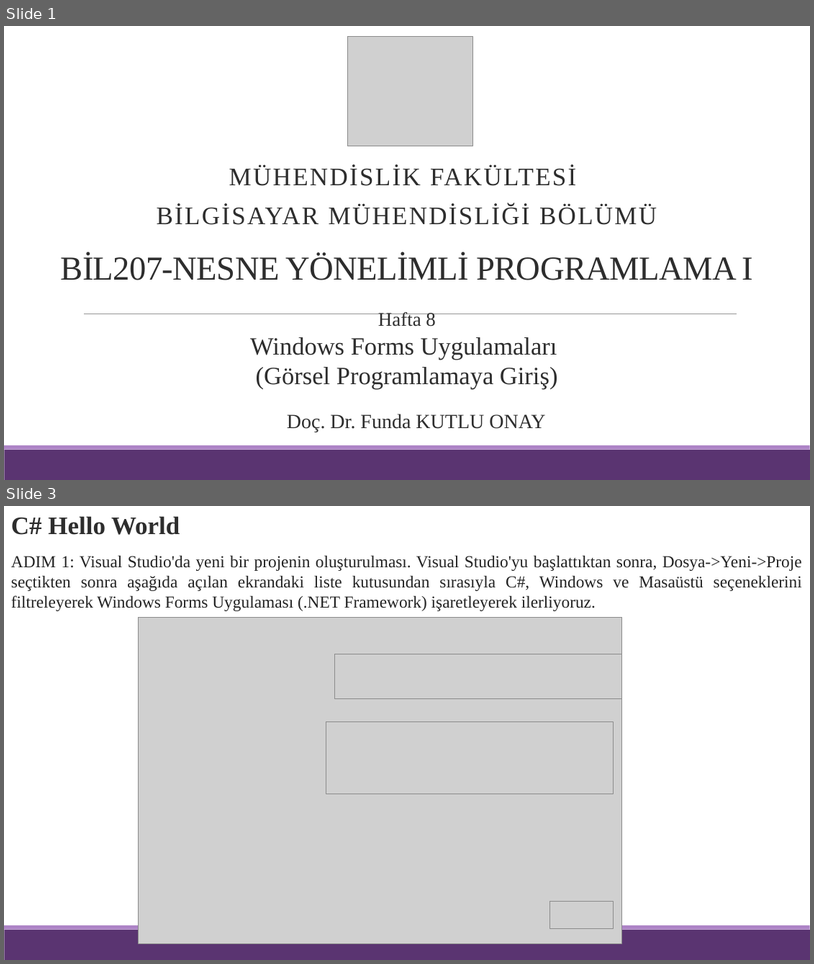
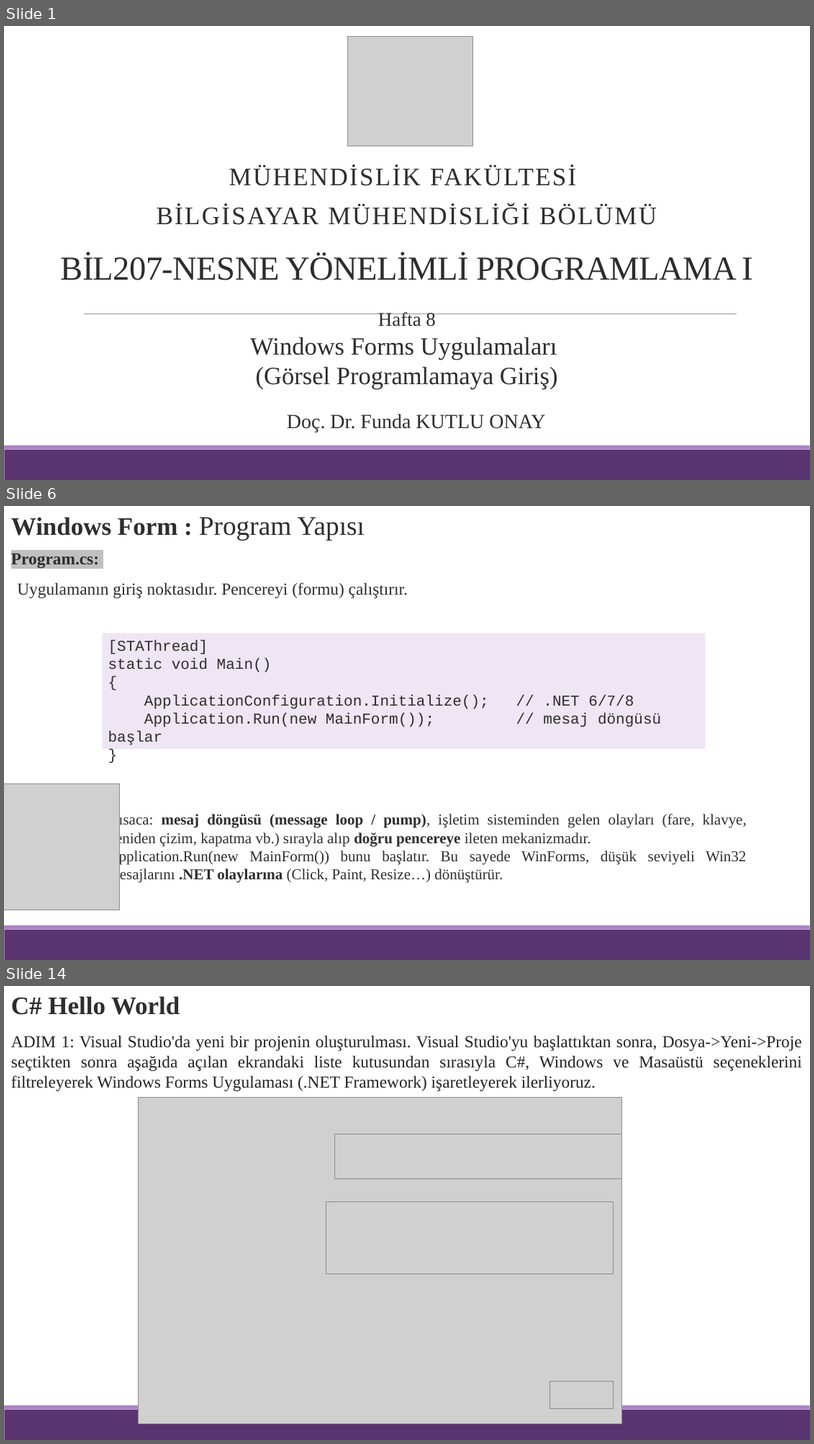
Before and after one commit to funkut/BM0207-BIL207-Ders-Notlar-, a slide deck: Hafta 8.pptx. Shown one above the other, each under a label of ours: slides 1 and 3 before the commit, slides 1, 6 and 14 after it; the slides between them are not shown. The pictures are 814x964 and 814x1444 pixels, drawn with LibreOffice and Linux fonts; fonts in the diff are those of the drawing; grey boxes stand for pictures. Boxes give left, top, right and bottom in pixels: in the first picture for what was removed or moved away, otherwise in the second. Text is boxed around its words. In the diff, an @@ line names an element or a change of style, - is before the commit and + after.

```diff
--- a/Hafta 8.pptx
+++ b/Hafta 8.pptx
@@ slide 6 added at <box>4,506,810,960</box>, background #FFFFFF; not listed: 2 template elements that a slide beside it also shows @@
@@ text added at <box>11,517,365,540</box>, 32 pt, text #2D2D2D @@
+Windows Form : Program Yapısı
@@ text added at <box>11,553,408,598</box>, 20 pt, text #2D2D2D @@
+Program.cs:
+  Uygulamanın giriş noktasıdır. Pencereyi (formu) çalıştırır.
@@ rectangle added at <box>102,633,706,749</box>, fill #EFE6F4, 18 pt, text #2D2D2D @@
+[STAThread]
+static void Main()
+{
+ApplicationConfiguration.Initialize(); // .NET 6/7/8
+Application.Run(new MainForm()); // mesaj döngüsü başlar
+}
@@ picture added at <box>4,784,119,909</box> @@
@@ text added at <box>108,813,747,883</box>, 18 pt, text #2D2D2D @@
+Kısaca: mesaj döngüsü (message loop / pump), işletim sisteminden gelen olayları (fare, klavye, yeniden çizim, kapatma vb.) sırayla alıp doğru pencereye ileten mekanizmadır.
+Application.Run(new MainForm()) bunu başlatır. Bu sayede WinForms, düşük seviyeli Win32 mesajlarını .NET olaylarına (Click, Paint, Resize…) dönüştürür.
@@ what was slide 3 is now slide 14 @@
```
Also in this commit, not shown: 1 slide changed, 10 other slides added.
